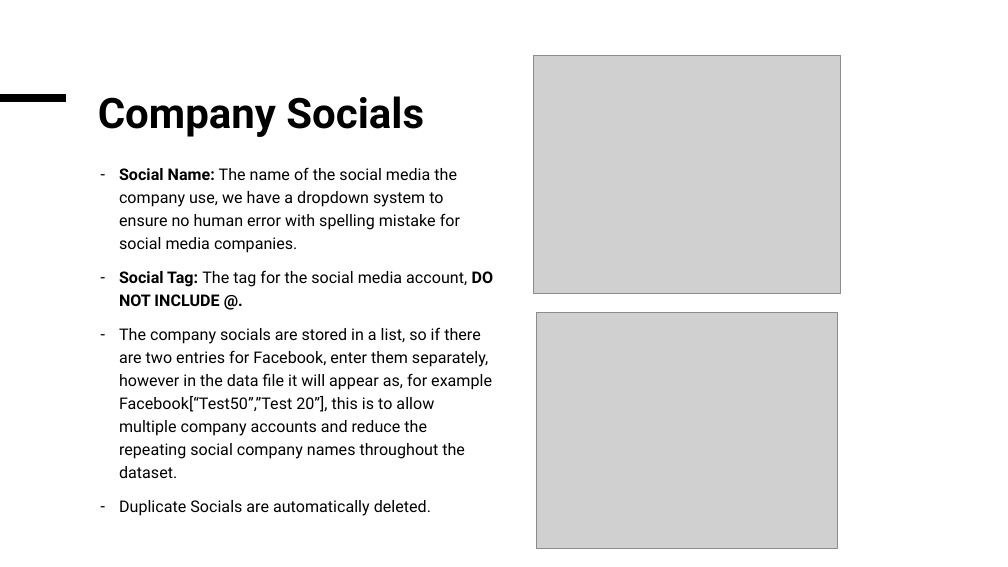
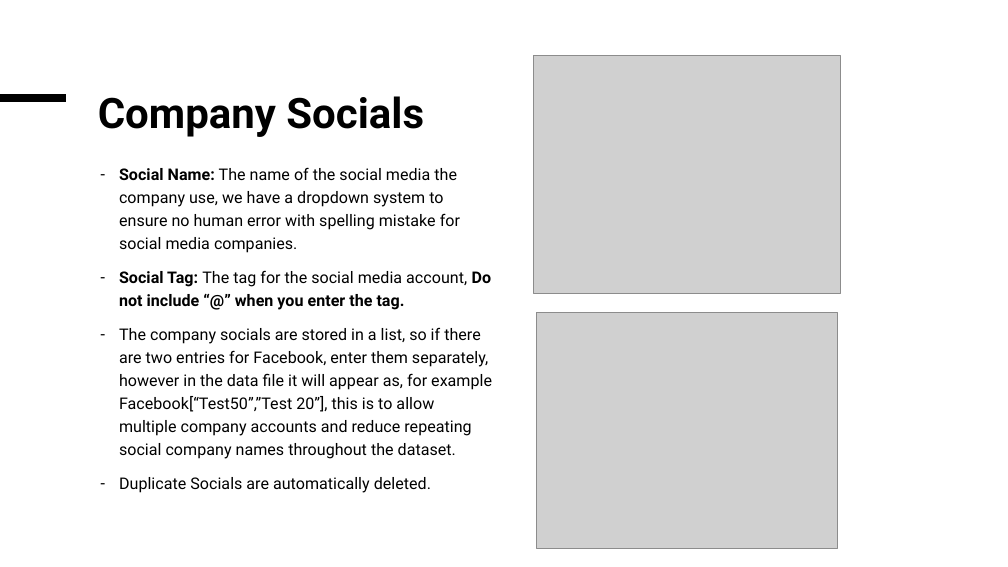
Before and after one commit to D3m0nslay7/HospitalityDataUpdater, a slide deck: slide 10 of Tutorial.pptx (slide 8 before the commit). Drawn at 1008x567 pixels with LibreOffice and Linux fonts; fonts in the diff are those of the drawing; grey boxes stand for pictures. Boxes give left, top, right and bottom in pixels: in the first picture for what was removed or moved away, otherwise in the second. Text is boxed around its words. In the diff, an @@ line names an element or a change of style, - is before the commit and + after.

```diff
--- a/Tutorial.pptx
+++ b/Tutorial.pptx
@@ text at box(119, 270, 492, 459): text changed @@
-– Social Tag: The tag for the social media account, DO NOT INCLUDE @.
-– The company socials are stored in a list, so if there are two entries for Facebook, enter them separately, however in the data file it will appear as, for example Facebook[“Test50”,”Test 20”], this is to allow multiple company accounts and reduce the repeating social company names throughout the dataset.
+– Social Tag: The tag for the social media account, Do not include “@” when you enter the tag.
+– The company socials are stored in a list, so if there are two entries for Facebook, enter them separately, however in the data file it will appear as, for example Facebook[“Test50”,”Test 20”], this is to allow multiple company accounts and reduce repeating social company names throughout the dataset.
```
Also in this commit, not shown: 11 other slides changed, 2 slides added.
